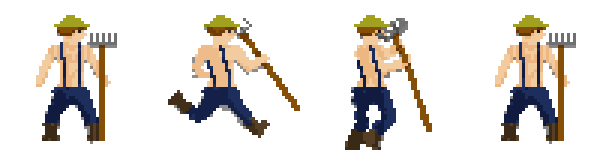
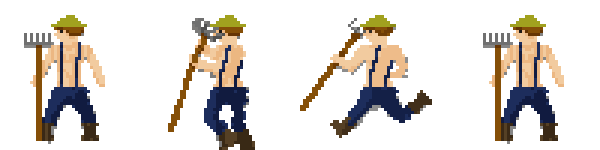
Comparing the layer stacks of the two 600×150 images. Changes:
painted on "Layer 7" (1st of 4, in "Group 4") over [24, 27, 576, 144]
painted on "Layer 6" (1st of 4, in "Group 4") over [24, 33, 576, 141]
painted on "Layer 5" (1st of 4, in "Group 4") over [39, 42, 561, 126]
painted on "Layer 4" (1st of 4, in "Group 4") over [39, 123, 561, 141]
painted on "Layer 3" (1st of 4, in "Group 4") over [51, 15, 549, 36]
painted on "Layer 1" (1st of 4, in "Group 4") over [30, 15, 570, 141]
painted on "Layer 7" (2nd of 4, in "Group 3") over [189, 18, 411, 150]
painted on "Layer 6" (2nd of 4, in "Group 3") over [168, 18, 432, 132]
painted on "Layer 5" (2nd of 4, in "Group 3") over [204, 45, 396, 135]
painted on "Layer 4" (2nd of 4, in "Group 3") over [216, 126, 384, 150]
painted on "Layer 3" (2nd of 4, in "Group 3") over [210, 15, 390, 36]
painted on "Layer 8" (1st of 2, in "Group 3") over [189, 21, 411, 150]
painted on "Layer 7" (3rd of 4, in "Group 2") over [168, 24, 432, 135]
painted on "Layer 5" (3rd of 4, in "Group 2") over [186, 45, 414, 126]
painted on "Layer 4" (3rd of 4, in "Group 2") over [168, 90, 432, 138]
painted on "Layer 3" (3rd of 4, in "Group 2") over [204, 15, 396, 36]
painted on "Layer 8" (2nd of 2, in "Group 2") over [174, 21, 426, 135]
painted on "Layer 6" (3rd of 4, in "Group 2") over [225, 18, 375, 111]
painted on "Layer 7" (4th of 4, in "Group 1") over [36, 27, 564, 144]
painted on "Layer 6" (4th of 4, in "Group 1") over [90, 33, 510, 141]
painted on "Layer 5" (4th of 4, in "Group 1") over [45, 42, 555, 126]
painted on "Layer 4" (4th of 4, in "Group 1") over [42, 123, 558, 141]
painted on "Layer 3" (4th of 4, in "Group 1") over [54, 15, 546, 36]
painted on "Layer 1" (4th of 4, in "Group 1") over [24, 15, 576, 141]
…and 4 more changes (4 moved_by)
